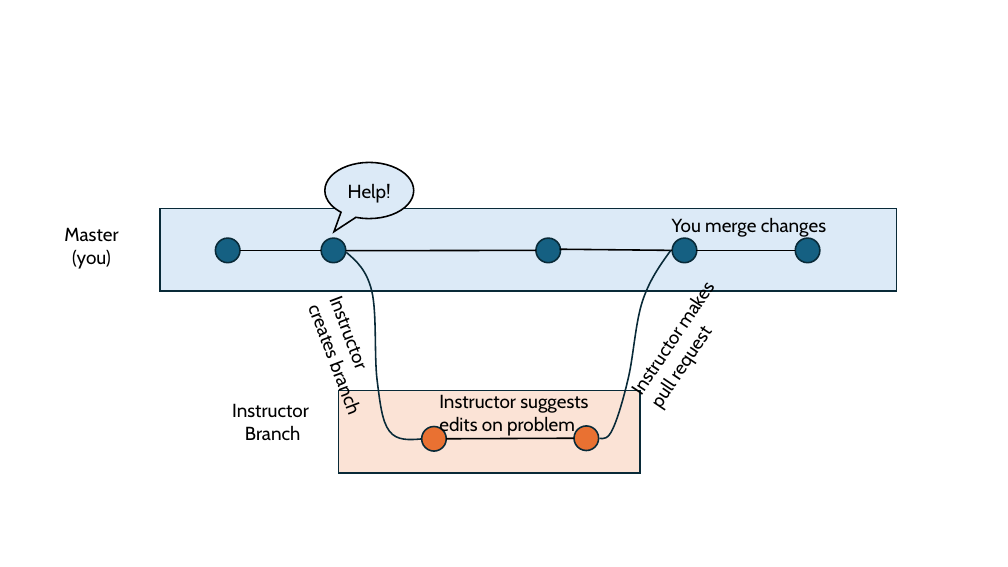
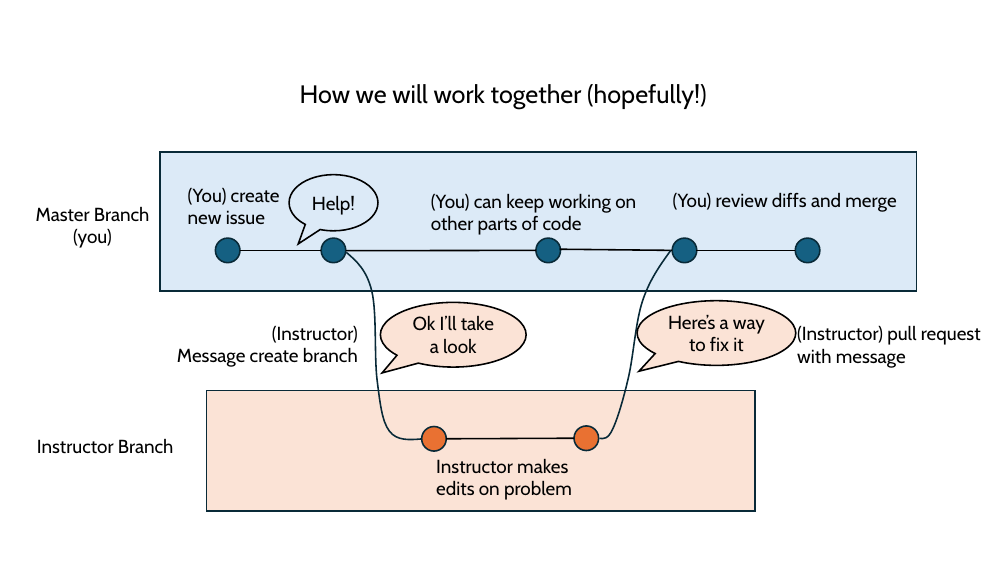
Before and after one commit to dshizuka/RCourse, a slide deck: slide 1 of images/branch_merge.pptx. Drawn at 1008x567 pixels with LibreOffice and Linux fonts; fonts in the diff are those of the drawing. Boxes give left, top, right and bottom in pixels: in the first picture for what was removed or moved away, otherwise in the second. Text is boxed around its words. In the diff, an @@ line names an element or a change of style, - is before the commit and + after.

Commit message:
finish branch and pull request section

```diff
--- a/images/branch_merge.pptx
+++ b/images/branch_merge.pptx
@@ text added at <box>300,84,707,109</box>, 24 pt, text #000000 @@
+How we will work together (hopefully!)
@@ rectangle: place and size @@
-rectangle at <box>160,209,897,291</box>
+rectangle at <box>160,152,917,291</box>
@@ speech bubble "Help!": place and size @@
-speech bubble "Help!" at <box>325,163,414,219</box>
+speech bubble "Help!" at <box>289,175,378,231</box>
@@ text "Master Branch": place and size @@
-text "Master Branch" at <box>64,227,118,269</box>
+text "Master Branch" at <box>36,207,150,248</box>
@@ text at <box>36,207,150,222</box>: text changed @@
-Master
+Master Branch
@@ text added at <box>188,187,280,224</box>, 18 pt, text #000000 @@
+(You) create new issue
@@ text added at <box>431,193,636,235</box>, 18 pt, text #000000 @@
+(You) can keep working on other parts of code
@@ text at <box>673,192,896,212</box>: text changed @@
-You merge changes
+(You) review diffs and merge
@@ text "(Instructor)" at <box>177,325,358,367</box>: rotation 69 to 0 degrees @@
@@ text at <box>177,325,358,367</box>: text changed @@
-Instructor
-creates branch
+(Instructor)
+Message create branch
@@ speech bubble added at <box>380,302,526,368</box>, fill #FBE3D6, outline #000000 1.5 pt, 18 pt, text #000000 @@
+Ok I’ll take a look
@@ speech bubble added at <box>637,301,796,366</box>, fill #FBE3D6, outline #000000 1.5 pt, 18 pt, text #000000 @@
+Here’s a way to fix it
@@ text "(Instructor) pull request with message" at <box>797,325,981,368</box>: rotation 303 to 0 degrees @@
@@ text at <box>797,325,981,368</box>: text changed @@
-Instructor makes pull request
+(Instructor) pull request with message
@@ rectangle: place and size @@
-rectangle at <box>339,391,640,473</box>
+rectangle at <box>206,391,755,511</box>
@@ text at <box>37,439,174,454</box>: text changed @@
-Instructor
-Branch
+Instructor Branch
@@ text at <box>436,458,572,500</box>: text changed @@
-Instructor suggests edits on problem
+Instructor makes edits on problem
```
Also in this commit, not shown: 4 other files.
